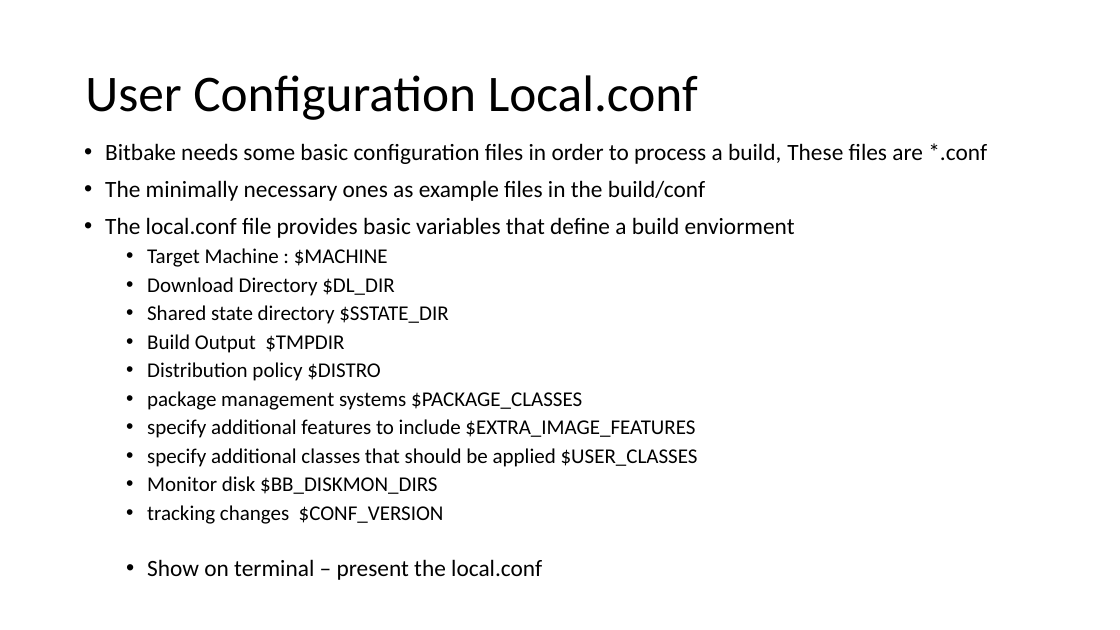
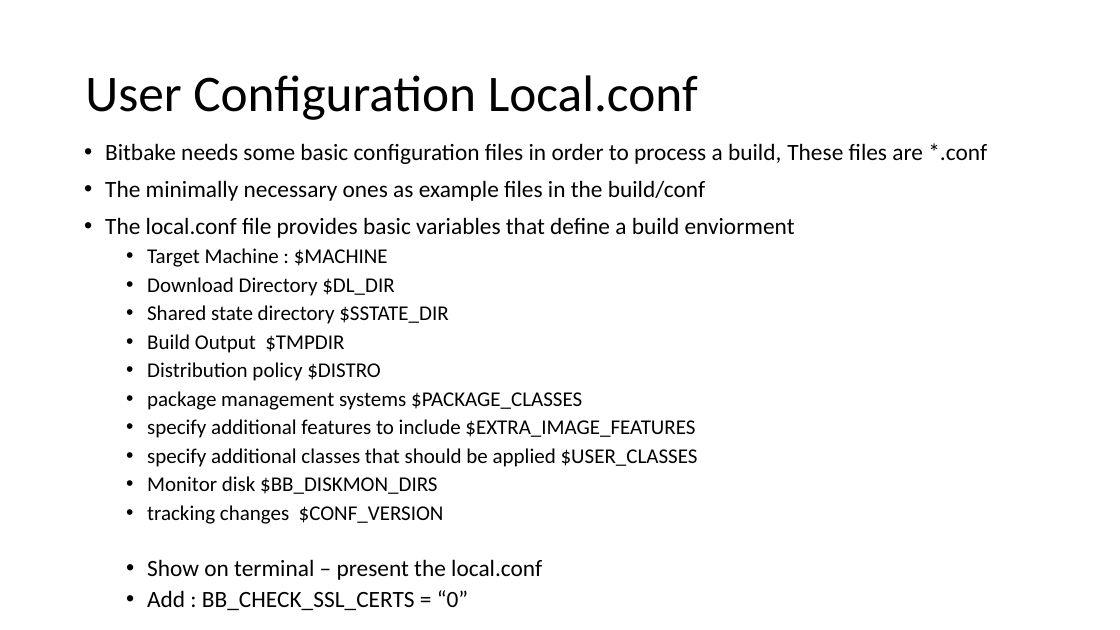
Before and after one commit to yaronda2/YoctoCourse, a slide deck: slide 22 of Yocto Practice_Release.pptx. Drawn at 1120x630 pixels with LibreOffice and Linux fonts; fonts in the diff are those of the drawing. Boxes give left, top, right and bottom in pixels: in the first picture for what was removed or moved away, otherwise in the second. Text is boxed around its words. In the diff, an @@ line names an element or a change of style, - is before the commit and + after.

```diff
--- a/Yocto Practice_Release.pptx
+++ b/Yocto Practice_Release.pptx
@@ text at box(147, 590, 468, 610): paragraph added @@
+  • Add : BB_CHECK_SSL_CERTS = “0”
```
Also in this commit, not shown: 2 other slides changed, 13 slides added.
